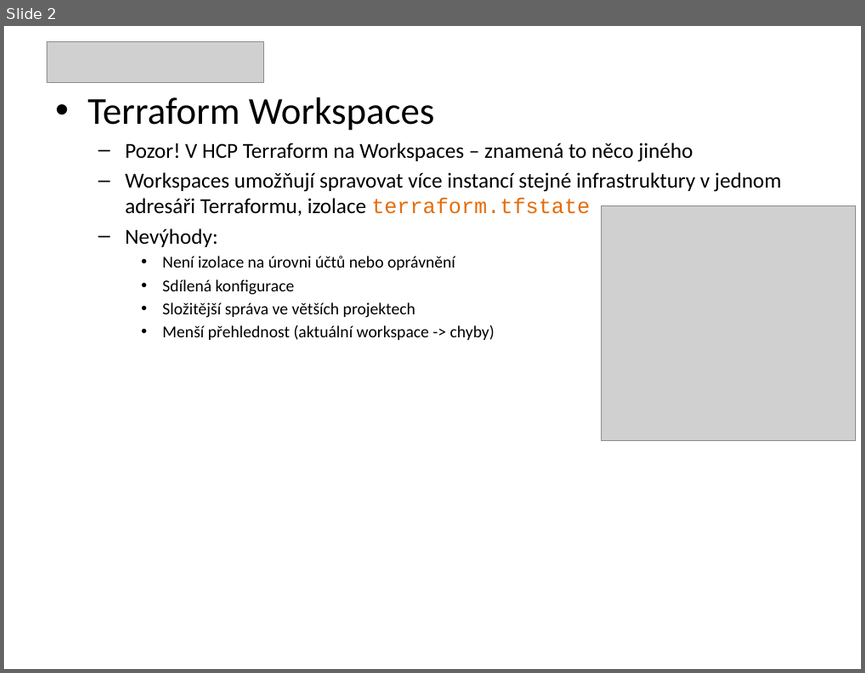
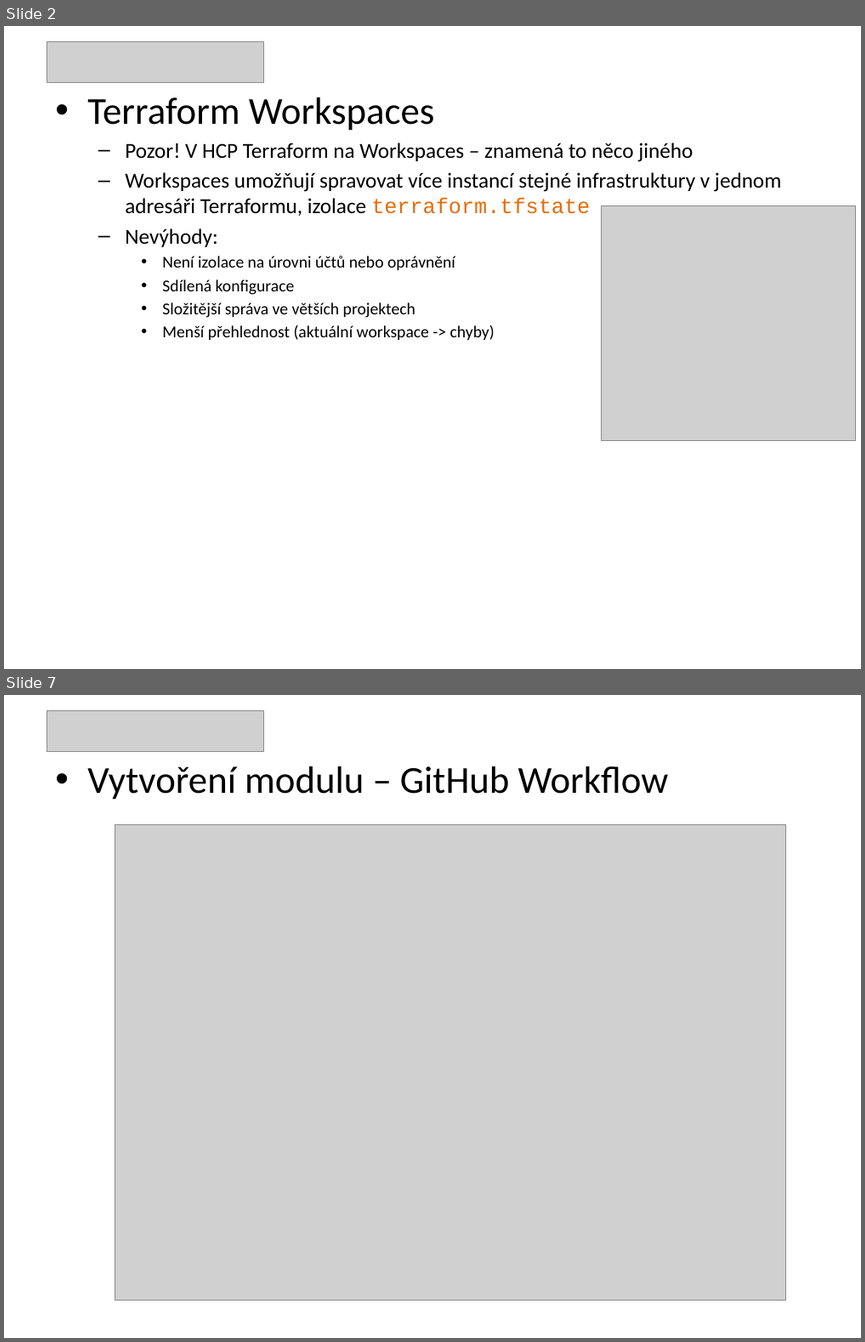
Before and after one commit to puchy/tf-lab, a slide deck: 5-tf.pptx. Shown one above the other, each under a label of ours: slide 2 before the commit, slides 2 and 7 after it; the slides between them are not shown. The pictures are 865x673 and 865x1342 pixels, drawn with LibreOffice and Linux fonts; fonts in the diff are those of the drawing; grey boxes stand for pictures. Boxes give left, top, right and bottom in pixels: in the first picture for what was removed or moved away, otherwise in the second. Text is boxed around its words. In the diff, an @@ line names an element or a change of style, - is before the commit and + after.

```diff
--- a/5-tf.pptx
+++ b/5-tf.pptx
@@ slide 7 added at [4, 695, 861, 1338], background #FFFFFF @@
@@ picture added at [46, 710, 263, 751] @@
@@ text added at [87, 766, 669, 800], 32 pt, text #000000 @@
+• Vytvoření modulu – GitHub Workflow
@@ picture added at [115, 825, 785, 1300] @@
```
Also in this commit, not shown: 1 slide changed, 11 other slides added, 1 slide removed, 10 other files.
